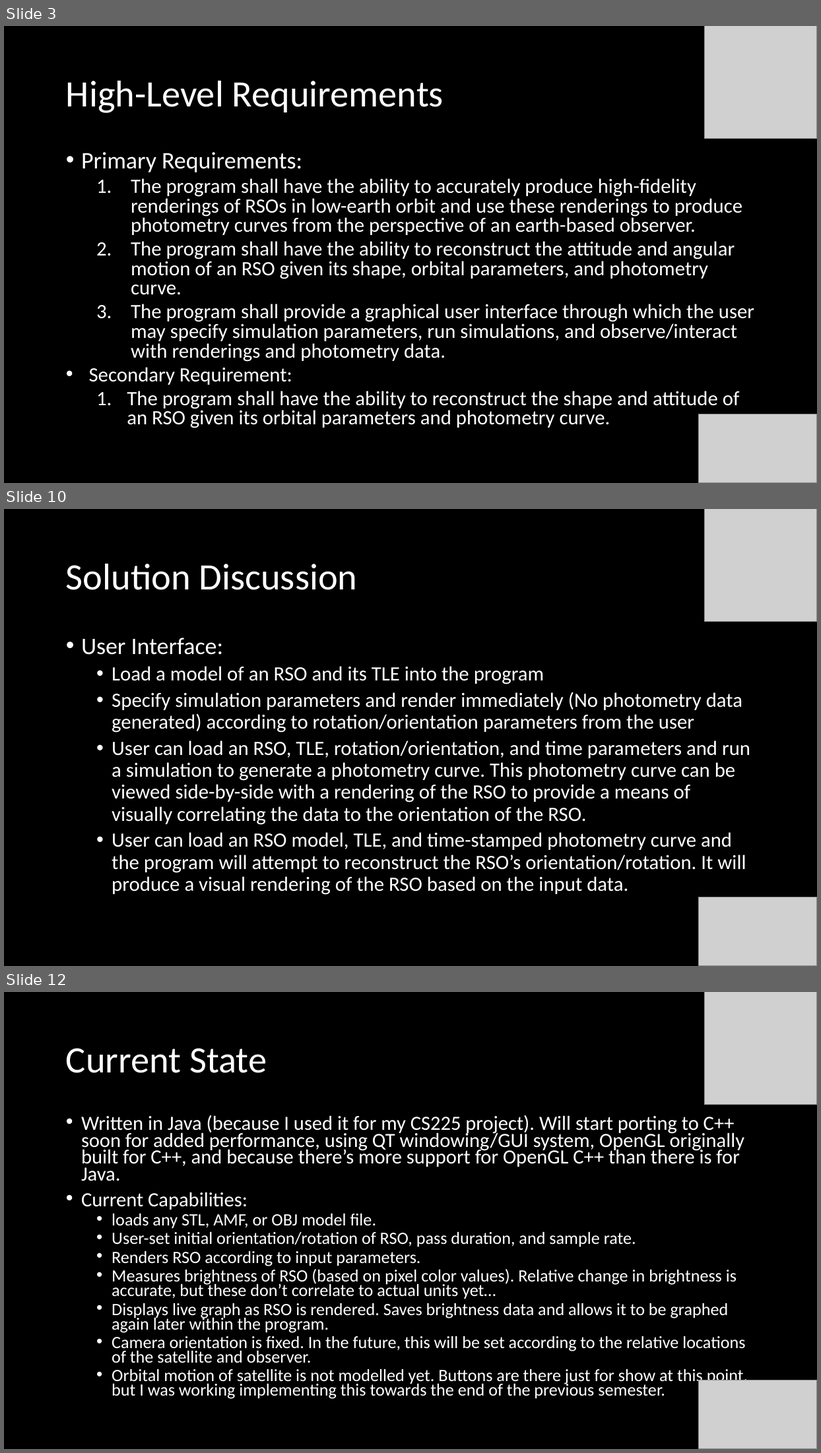
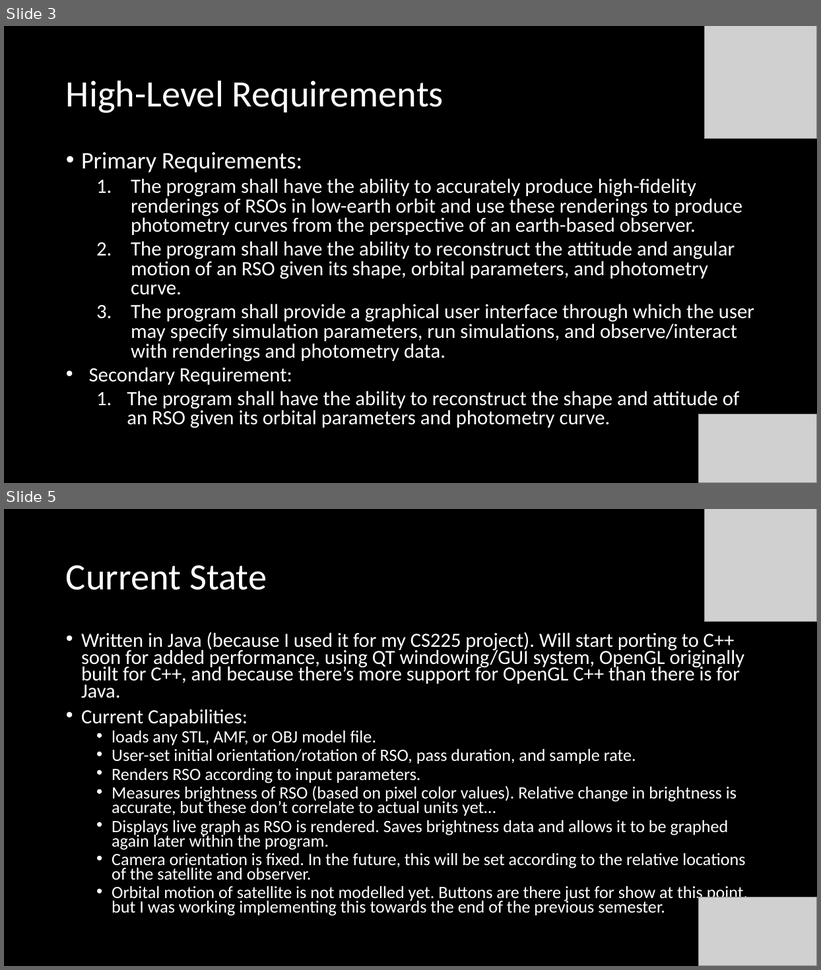
Before and after one commit to henry-valentine/COMPASS, a slide deck: documentation/COMPASS Project Overview.pptx. Shown one above the other, each under a label of ours: slides 3, 10 and 12 before the commit, slides 3 and 5 after it; the slides between them are not shown. The pictures are 821x1453 and 821x970 pixels, drawn with LibreOffice and Linux fonts; fonts in the diff are those of the drawing; grey boxes stand for pictures. Boxes give left, top, right and bottom in pixels: in the first picture for what was removed or moved away, otherwise in the second. Text is boxed around its words. In the diff, an @@ line names an element or a change of style, - is before the commit and + after.

```diff
--- a/documentation/COMPASS Project Overview.pptx
+++ b/documentation/COMPASS Project Overview.pptx
@@ slide 10 removed at <box>4,509,817,966</box>, background #000000 @@
@@ picture removed at <box>704,509,817,622</box> @@
@@ title removed at <box>66,563,358,590</box> @@
-Solution Discussion
@@ text removed at <box>81,638,750,895</box> @@
-• User Interface:
-  • Load a model of an RSO and its TLE into the program
-  • Specify simulation parameters and render immediately (No photometry data generated) according to rotation/orientation parameters from the user
-  • User can load an RSO, TLE, rotation/orientation, and time parameters and run a simulation to generate a photometry curve. This photometry curve can be viewed side-by-side with a rendering of the RSO to provide a means of visually correlating the data to the orientation of the RSO.
-  • User can load an RSO model, TLE, and time-stamped photometry curve and the program will attempt to reconstruct the RSO’s orientation/rotation. It will produce a visual rendering of the RSO based on the input data.
@@ picture removed at <box>699,898,817,966</box> @@
@@ what was slide 12 is now slide 5 @@
```
Also in this commit, not shown: 2 slides changed, 6 other slides removed, 14 other files.
